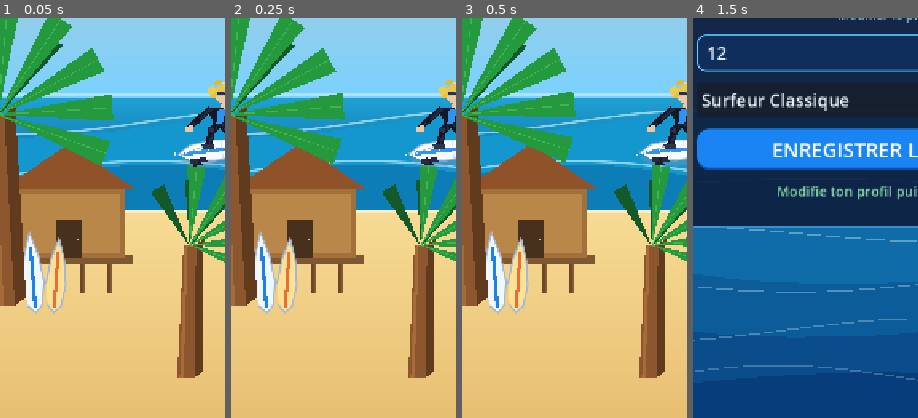
Above: before the commit, frames 1-4 (left to right).
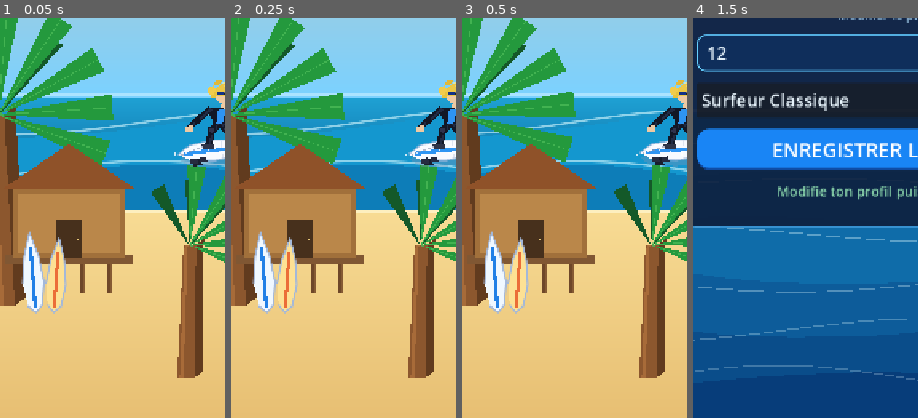
Above: after the commit, the same moments.

Repository: ClemL06/SurfGame
Game: Godot game, scene res://scenes/ui/MainMenu.tscn
Two runs of this game, one before a commit and one after it. Both use one fixed random seed, a clock stepped at 60 frames per second and the inputs below.
Inputs (mouse positions are % of the whole screen's width and height, from its top left):
- Up to frame 1 (0.05 s): no input
- Up to frame 2 (0.25 s): no input
- Up to frame 3 (0.5 s): no input
- Up to frame 4 (1.5 s): click (56, 61) at 0.5 s; click (50, 52) at 1.27 s; type "12" at 1.35 s
The pictures show only the part of the screen within x 7-57%, y 48-98%; the shares and areas given below are measured in that part.

The runs differ from the first frame. In frame 1, 1.1% of the frame differs, in the area x 3-44%, y 31-69%; in frame 2, 1.0%; in frame 3, 1.0%; in frame 4, nothing differs.

Commit message:
château 500 xp

Diff:
--- a/nouveau-projet-de-jeu/scripts/ui/main_menu.gd
+++ b/nouveau-projet-de-jeu/scripts/ui/main_menu.gd
@@ -61,12 +61,14 @@
 	_draw_home_wave_band(size, size.y * 0.68, 18.0, 150.0, 0.92, Color(0.05, 0.49, 0.72), Color(0.90, 1.0, 1.0, 0.58), size.y * 0.72)
 	draw_rect(Rect2(Vector2(0.0, size.y * 0.72), Vector2(size.x, 4.0)), Color(1.0, 0.97, 0.82, 0.70))
 
-	if GameManager.total_xp >= 200:
+	_draw_palm(Vector2(size.x * 0.08, size.y * 0.84), 1.8, -0.12)
+	if GameManager.total_xp >= 500:
+		_draw_castle(Vector2(size.x * 0.50, size.y * 0.96), 2.4)
+	elif GameManager.total_xp >= 200:
 		_draw_big_house(Vector2(size.x * 0.38, size.y * 0.88), 1.4)
 	else:
 		_draw_hut(Vector2(size.x * 0.22, size.y * 0.82), 1.5)
 		_draw_hut(Vector2(size.x * 0.74, size.y * 0.91), 1.3)
-	_draw_palm(Vector2(size.x * 0.08, size.y * 0.84), 1.8, -0.12)
 	_draw_palm(Vector2(size.x * 0.92, size.y * 0.86), 1.55, 0.14)
 	if GameManager.total_xp < 200:
 		_draw_palm(Vector2(size.x * 0.48, size.y * 0.93), 1.25, 0.08)
@@ -210,6 +212,238 @@
 	_draw_surfboard(base + Vector2(-80.0 * sc, -10.0 * sc), 1.0 * sc,  -0.10, Color(0.94, 0.97, 1.0), Color(0.13, 0.50, 0.90))
 	_draw_surfboard(base + Vector2(-52.0 * sc, -8.0  * sc), 0.95 * sc,  0.07, Color(0.99, 0.88, 0.58), Color(0.92, 0.43, 0.22))
 	_draw_surfboard(base + Vector2(-24.0 * sc, -9.0  * sc), 0.90 * sc, -0.05, Color(0.88, 0.94, 0.85), Color(0.25, 0.70, 0.40))
+
+func _draw_castle(base: Vector2, sc: float) -> void:
+	# Palette chateau fort medieval realiste
+	var stone      := Color(0.73, 0.71, 0.67)   # pierre face principale
+	var stone_lit  := Color(0.86, 0.84, 0.80)   # pierre eclairee (haut-gauche)
+	var stone_sh   := Color(0.50, 0.48, 0.45)   # pierre cote ombre
+	var stone_dk   := Color(0.32, 0.30, 0.28)   # pierre tres sombre
+	var mortar     := Color(0.40, 0.38, 0.36)   # joints mortier
+	var slate      := Color(0.36, 0.34, 0.40)   # ardoise toit
+	var slate_lit  := Color(0.50, 0.48, 0.56)   # reflet ardoise
+	var slate_dk   := Color(0.20, 0.18, 0.24)   # ombre ardoise
+	var flag_red   := Color(0.78, 0.10, 0.10)   # drapeau rouge
+	var flag_dk    := Color(0.50, 0.05, 0.05)   # ombre drapeau
+	var wood_dark  := Color(0.20, 0.13, 0.06)   # bois portail
+	var iron       := Color(0.30, 0.30, 0.32)   # fer herse/ferrures
+	var amber      := Color(0.94, 0.78, 0.28, 0.85) # lueur torche fenetres
+	var surround   := Color(0.58, 0.56, 0.52)   # encadrement pierres taillees
+	var shadow_soft:= Color(0.20, 0.18, 0.16, 0.38) # ombre portee
+
+	# Dimensions
+	var tw   := 58.0 * sc
+	var th   := 112.0 * sc
+	var kw   := 136.0 * sc
+	var kh   := 74.0 * sc
+	var toff := kw * 0.5 + tw * 0.38
+
+	var t_top := base.y - th
+	var k_top := base.y - kh
+
+	# ── FONDATIONS ──────────────────────────────────────────────────────
+	var fw := kw + tw * 2.4
+	draw_rect(Rect2(Vector2(base.x - fw * 0.5 + 5.0, base.y - 9.0 * sc), Vector2(fw, 9.0 * sc)), stone_sh)
+	draw_rect(Rect2(Vector2(base.x - fw * 0.5, base.y - 9.0 * sc), Vector2(fw - 5.0, 9.0 * sc)), stone)
+	var fsh := 9.0 * sc
+	var fsw := 28.0 * sc
+	var fx  := base.x - fw * 0.5
+	while fx < base.x + fw * 0.5:
+		draw_line(Vector2(fx, base.y - fsh), Vector2(fx, base.y), mortar, 0.9)
+		fx += fsw
+
+	# ── TOURS ───────────────────────────────────────────────────────────
+	for side in [-1, 1]:
+		var tx := base.x + float(side) * toff
+		var tl := tx - tw * 0.5
+
+		# Face laterale (ombre 3D)
+		var sh_side := 6.0 * sc
+		if side == 1:
+			draw_rect(Rect2(Vector2(tl - sh_side, t_top), Vector2(sh_side, th)), stone_dk)
+		else:
+			draw_rect(Rect2(Vector2(tl + tw, t_top), Vector2(sh_side, th)), stone_dk)
+
+		# Face principale
+		draw_rect(Rect2(Vector2(tl, t_top), Vector2(tw, th)), stone)
+
+		# Reflet haut-gauche (lumiere)
+		draw_rect(Rect2(Vector2(tl, t_top), Vector2(3.5 * sc, th)), Color(stone_lit.r, stone_lit.g, stone_lit.b, 0.55))
+		draw_rect(Rect2(Vector2(tl, t_top), Vector2(tw, 3.0 * sc)), Color(stone_lit.r, stone_lit.g, stone_lit.b, 0.35))
+
+		# Appareillage maconnerie (joints H + V decales)
+		var ash := 16.0 * sc
+		var asw := 22.0 * sc
+		var row := 0
+		var jy  := t_top
+		while jy < base.y:
+			draw_line(Vector2(tl, jy), Vector2(tl + tw, jy), mortar, 0.85)
+			var off_x := (asw * 0.5) if row % 2 == 1 else 0.0
+			var vx    := tl + off_x
+			while vx < tl + tw:
+				if vx > tl:
+					draw_line(Vector2(vx, jy), Vector2(vx, min(jy + ash, base.y)), mortar, 0.85)
+				vx += asw
+			jy  += ash
+			row += 1
+
+		# Crenelages (3 merlons + 2 crenaux)
+		var merl_w := tw / 5.0
+		var merl_h := 15.0 * sc
+		for i in range(5):
+			var mx := tl + float(i) * merl_w
+			if i % 2 == 0:
+				# Merlon plein
+				draw_rect(Rect2(Vector2(mx, t_top - merl_h), Vector2(merl_w, merl_h)), stone)
+				draw_line(Vector2(mx, t_top - merl_h), Vector2(mx + merl_w, t_top - merl_h), mortar, 0.9)
+				draw_line(Vector2(mx + merl_w, t_top - merl_h), Vector2(mx + merl_w, t_top), mortar, 0.9)
+				# Ombre sous merlon sur chemin de ronde
+				draw_rect(Rect2(Vector2(mx, t_top), Vector2(merl_w, 4.0 * sc)), shadow_soft)
+			else:
+				# Crenel (vide) - ombre au fond
+				draw_rect(Rect2(Vector2(mx, t_top - merl_h * 0.35), Vector2(merl_w, merl_h * 0.35)), shadow_soft)
+
+		# Toit conique ardoise
+		var roof_h := 58.0 * sc
+		var r_left  := Vector2(tl - 6.0 * sc, t_top)
+		var r_right := Vector2(tl + tw + 4.0 * sc, t_top)
+		var r_peak  := Vector2(tx, t_top - roof_h)
+		draw_colored_polygon(PackedVector2Array([r_left, r_right, r_peak]), slate)
+		# Lignes de tuiles ardoise
+		for ti in range(1, 7):
+			var f  := float(ti) / 7.0
+			var lx1 := r_left.x  + (r_peak.x - r_left.x)  * f
+			var lx2 := r_right.x + (r_peak.x - r_right.x) * f
+			var ly  := t_top - roof_h * f
+			draw_line(Vector2(lx1, ly), Vector2(lx2, ly), slate_dk, 1.1)
+		# Reflet gauche toit
+		var rf_mid := r_left + (r_peak - r_left) * 0.5
+		draw_line(r_left + Vector2(4.0, 2.0), rf_mid + Vector2(2.0, 0.0),
+				  Color(slate_lit.r, slate_lit.g, slate_lit.b, 0.5), 5.0 * sc)
+		draw_polyline(PackedVector2Array([r_left, r_right, r_peak]), slate_dk, 1.6, true)
+
+		# Hampe + drapeau (deux triangles pour l'ombre)
+		var ftop := r_peak
+		draw_line(ftop, ftop + Vector2(0.0, -24.0 * sc), stone_dk, 2.2)
+		draw_colored_polygon(PackedVector2Array([
+			ftop + Vector2(0.0, -24.0 * sc),
+			ftop + Vector2(float(side) * 20.0 * sc, -18.0 * sc),
+			ftop + Vector2(float(side) * 20.0 * sc, -10.0 * sc),
+			ftop + Vector2(0.0, -10.0 * sc)
+		]), flag_red)
+		draw_colored_polygon(PackedVector2Array([
+			ftop + Vector2(0.0, -24.0 * sc),
+			ftop + Vector2(float(side) * 20.0 * sc, -18.0 * sc),
+			ftop + Vector2(float(side) * 10.0 * sc, -18.0 * sc),
+			ftop + Vector2(0.0, -24.0 * sc)
+		]), flag_dk)
+
+		# Meurtriere (encadrement pierre + lueur)
+		var wcy := t_top + th * 0.42
+		draw_rect(Rect2(Vector2(tx - 9.0 * sc, wcy - 20.0 * sc), Vector2(18.0 * sc, 36.0 * sc)), surround)
+		draw_rect(Rect2(Vector2(tx - 4.5 * sc, wcy - 16.0 * sc), Vector2(9.0 * sc, 28.0 * sc)), stone_dk)
+		draw_circle(Vector2(tx, wcy - 16.0 * sc), 4.5 * sc, stone_dk)
+		draw_circle(Vector2(tx, wcy), 3.5 * sc, amber)
+		draw_circle(Vector2(tx, wcy), 1.8 * sc, Color(1.0, 0.95, 0.70, 0.95))
+
+	# ── CORPS PRINCIPAL ─────────────────────────────────────────────────
+	var kl := base.x - kw * 0.5
+
+	# Ombre laterale droite
+	draw_rect(Rect2(Vector2(kl + kw, k_top), Vector2(5.0 * sc, kh)), stone_dk)
+	# Face principale
+	draw_rect(Rect2(Vector2(kl, k_top), Vector2(kw, kh)), stone)
+	draw_rect(Rect2(Vector2(kl, k_top), Vector2(3.5 * sc, kh)), Color(stone_lit.r, stone_lit.g, stone_lit.b, 0.55))
+	draw_rect(Rect2(Vector2(kl, k_top), Vector2(kw, 3.0 * sc)), Color(stone_lit.r, stone_lit.g, stone_lit.b, 0.30))
+
+	# Appareillage maconnerie corps
+	var kash := 16.0 * sc
+	var kasw := 26.0 * sc
+	var krow := 0
+	var kjy  := k_top
+	while kjy < base.y:
+		draw_line(Vector2(kl, kjy), Vector2(kl + kw, kjy), mortar, 0.85)
+		var koff := (kasw * 0.5) if krow % 2 == 1 else 0.0
+		var kvx  := kl + koff
+		while kvx < kl + kw:
+			if kvx > kl:
+				draw_line(Vector2(kvx, kjy), Vector2(kvx, min(kjy + kash, base.y)), mortar, 0.85)
+			kvx += kasw
+		kjy  += kash
+		krow += 1
+
+	# Crenelages corps (6 merlons)
+	var kmerl_w := kw / 11.0
+	var kmerl_h := 15.0 * sc
+	for i in range(11):
+		var mx := kl + float(i) * kmerl_w
+		if i % 2 == 0:
+			draw_rect(Rect2(Vector2(mx, k_top - kmerl_h), Vector2(kmerl_w, kmerl_h)), stone)
+			draw_line(Vector2(mx, k_top - kmerl_h), Vector2(mx + kmerl_w, k_top - kmerl_h), mortar, 0.9)
+			draw_rect(Rect2(Vector2(mx, k_top), Vector2(kmerl_w, 4.0 * sc)), shadow_soft)
+		else:
+			draw_rect(Rect2(Vector2(mx, k_top - kmerl_h * 0.35), Vector2(kmerl_w, kmerl_h * 0.35)), shadow_soft)
+
+	# 2 fenetres en ogive avec encadrement et lueur
+	for side in [-1, 1]:
+		var wcx := base.x + float(side) * kw * 0.29
+		var wcy := k_top + kh * 0.36
+		var wr  := 13.0 * sc
+		# Encadrement pierre taillee
+		draw_rect(Rect2(Vector2(wcx - wr - 5.0, wcy - wr - 5.0), Vector2(wr * 2.0 + 10.0, wr * 2.0 + 10.0)), surround)
+		# Ouverture ogivale
+		draw_circle(Vector2(wcx - wr * 0.25, wcy - wr * 0.2), wr * 0.82, stone_dk)
+		draw_circle(Vector2(wcx + wr * 0.25, wcy - wr * 0.2), wr * 0.82, stone_dk)
+		draw_rect(Rect2(Vector2(wcx - wr, wcy - wr * 0.25), Vector2(wr * 2.0, wr * 1.25)), stone_dk)
+		# Vitrail ambré
+		draw_circle(Vector2(wcx - wr * 0.25, wcy - wr * 0.2), wr * 0.58, amber)
+		draw_circle(Vector2(wcx + wr * 0.25, wcy - wr * 0.2), wr * 0.58, amber)
+		draw_rect(Rect2(Vector2(wcx - wr * 0.72, wcy - wr * 0.22), Vector2(wr * 1.44, wr * 1.22)), amber)
+		# Meneau central
+		draw_line(Vector2(wcx, wcy - wr), Vector2(wcx, wcy + wr * 0.9), surround, 2.2)
+		draw_line(Vector2(wcx - wr * 0.85, wcy + wr * 0.1), Vector2(wcx + wr * 0.85, wcy + wr * 0.1), surround, 2.2)
+		# Point lumineux centre
+		draw_circle(Vector2(wcx, wcy), wr * 0.28, Color(1.0, 0.94, 0.65, 0.60))
+
+	# Portail ogival — encadrement + bois + herse fer
+	var gw := 40.0 * sc
+	var gh := 58.0 * sc
+	var gx := base.x - gw * 0.5
+	# Encadrement pierre portail
+	draw_rect(Rect2(Vector2(gx - 9.0 * sc, k_top), Vector2(gw + 18.0 * sc, kh)), surround)
+	# Porte bois
+	draw_colored_polygon(PackedVector2Array([
+		Vector2(gx, base.y),
+		Vector2(gx + gw, base.y),
+		Vector2(gx + gw, base.y - gh * 0.50),
+		Vector2(base.x,  base.y - gh),
+		Vector2(gx, base.y - gh * 0.50)
+	]), wood_dark)
+	# Planches verticales bois
+	for gi in range(1, 4):
+		var px := gx + gw * float(gi) / 4.0
+		draw_line(Vector2(px, base.y), Vector2(px, base.y - gh * 0.48), Color(0.14, 0.09, 0.04), 1.4)
+	# Ferrures horizontales (bandes de fer)
+	for gi in range(1, 4):
+		var fy := base.y - gh * float(gi) * 0.17
+		draw_line(Vector2(gx + 2.0, fy), Vector2(gx + gw - 2.0, fy), iron, 3.5)
+		# Rivet gauche et droit
+		draw_circle(Vector2(gx + 6.0 * sc, fy), 2.2, Color(0.45, 0.45, 0.48))
+		draw_circle(Vector2(gx + gw - 6.0 * sc, fy), 2.2, Color(0.45, 0.45, 0.48))
+	# Herse fer (grille)
+	for gi in range(1, 3):
+		var hx := gx + gw * float(gi) / 3.0
+		draw_line(Vector2(hx, base.y - gh * 0.50), Vector2(hx, base.y), iron, 2.5)
+		# Pointes du bas
+		draw_colored_polygon(PackedVector2Array([
+			Vector2(hx - 2.5, base.y),
+			Vector2(hx + 2.5, base.y),
+			Vector2(hx, base.y + 5.0 * sc)
+		]), iron)
+	draw_line(Vector2(gx, base.y - gh * 0.30), Vector2(gx + gw, base.y - gh * 0.30), iron, 2.0)
+	# Voussures arc ogival
+	draw_arc(Vector2(base.x - gw * 0.2, base.y - gh * 0.50), gw * 0.55, -PI * 0.72, -PI * 0.28, 20, surround, 3.0)
+	draw_arc(Vector2(base.x + gw * 0.2, base.y - gh * 0.50), gw * 0.55, -PI * 0.72, -PI * 0.28, 20, surround, 3.0)
 
 func _transform_points_local(points: Array[Vector2], offset: Vector2, angle: float, scale_factor: float) -> PackedVector2Array:
 	var out := PackedVector2Array()
